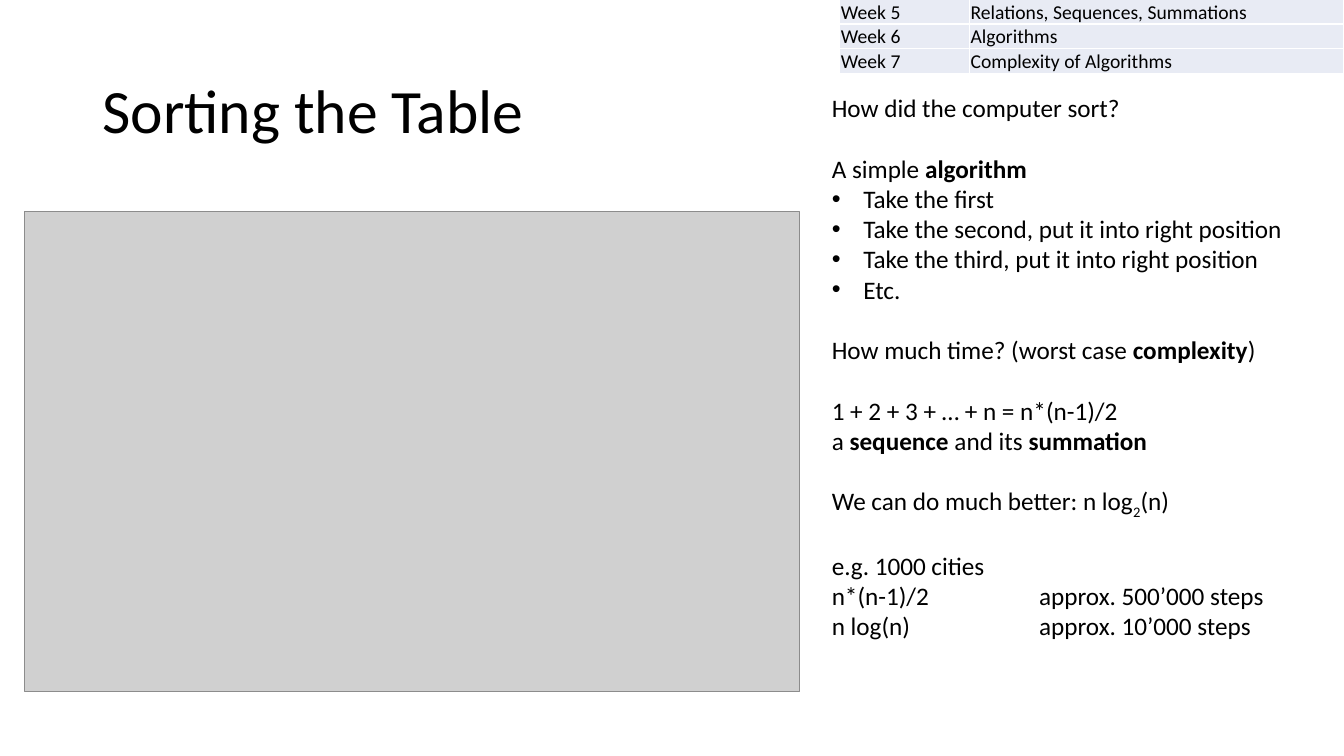
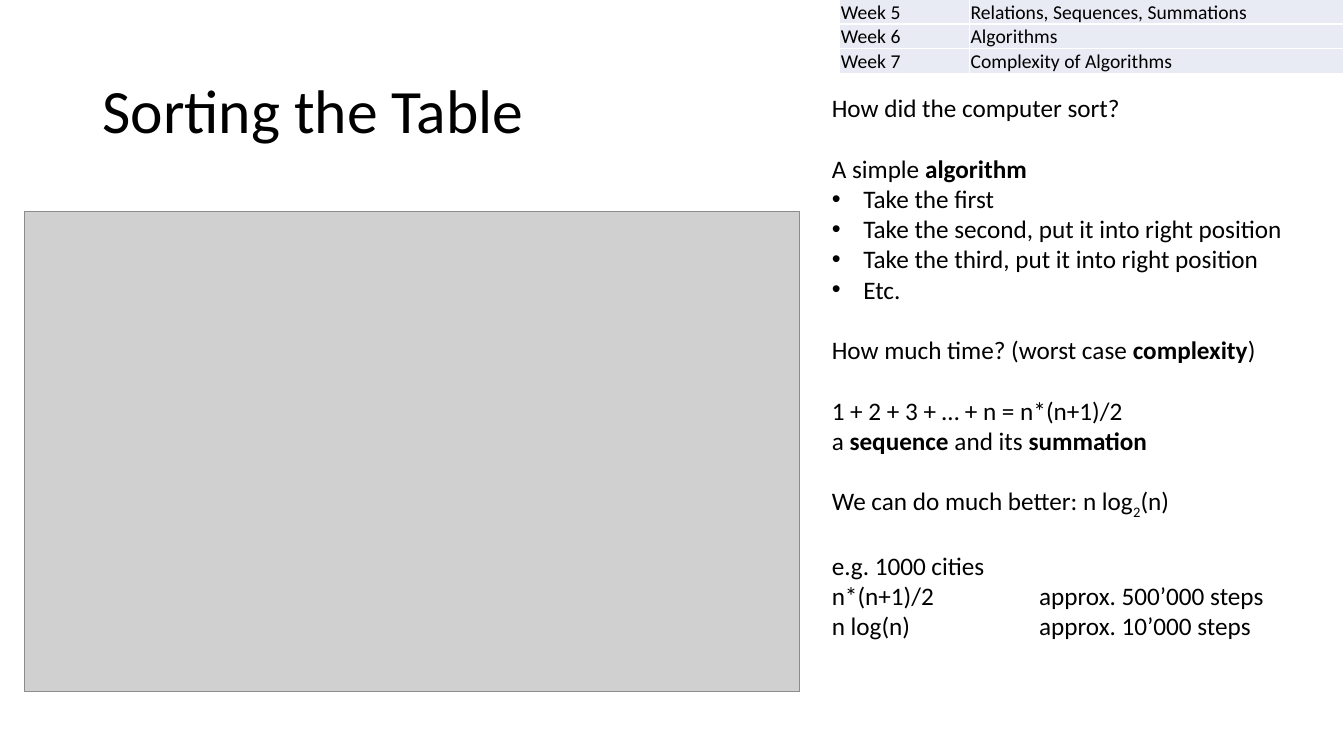
Before and after one commit to LSIR/AICC-I, a slide deck: slide 7 of Lectures/Week 0/0. Introduction.pptx. Drawn at 1344x756 pixels with LibreOffice and Linux fonts; fonts in the diff are those of the drawing; grey boxes stand for pictures. Boxes give left, top, right and bottom in pixels: in the first picture for what was removed or moved away, otherwise in the second. Text is boxed around its words. In the diff, an @@ line names an element or a change of style, - is before the commit and + after.

```diff
--- a/Lectures/Week 0/0. Introduction.pptx
+++ b/Lectures/Week 0/0. Introduction.pptx
@@ text at (832,401,1122,424): text changed @@
-1 + 2 + 3 + … + n = n*(n-1)/2
+1 + 2 + 3 + … + n = n*(n+1)/2
@@ text at (832,586,1263,609): text changed @@
-n*(n-1)/2 approx. 500’000 steps
+n*(n+1)/2 approx. 500’000 steps
```
Also in this commit, not shown: 1 other file.
